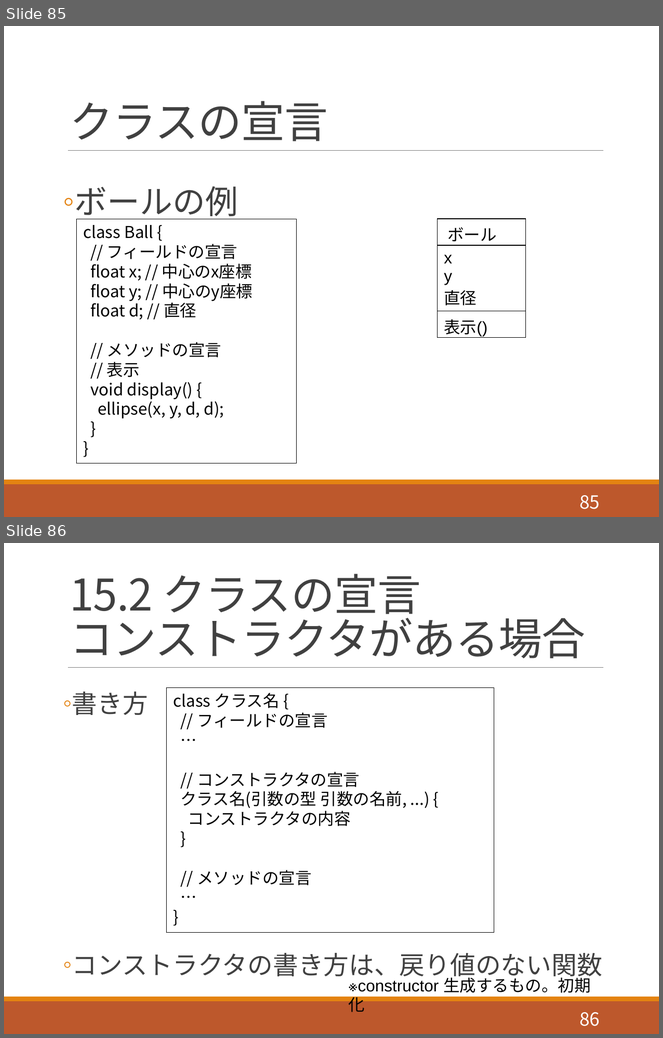
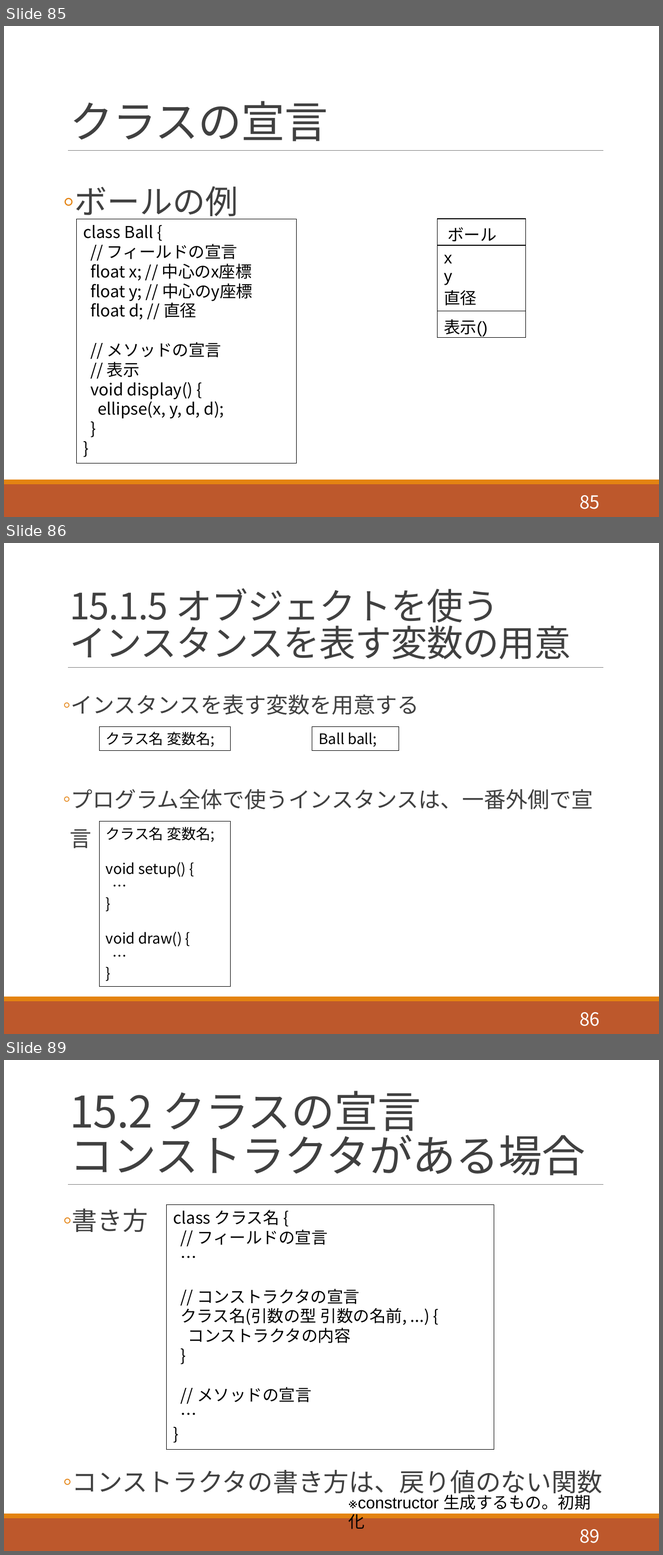
Before and after one commit to akokubo/kuroishi_ch_processing, a slide deck: slide_programming_processing.pptx. Shown one above the other, each under a label of ours: slides 85 and 86 before the commit, slides 85, 86 and 89 after it; the slides between them are not shown. The pictures are 663x1038 and 663x1555 pixels, drawn with LibreOffice and Linux fonts; fonts in the diff are those of the drawing. Boxes give left, top, right and bottom in pixels: in the first picture for what was removed or moved away, otherwise in the second. Text is boxed around its words. In the diff, an @@ line names an element or a change of style, - is before the commit and + after.

Commit message:
スライドの修正 日付の修正、オブジェクトの生成方法の追加

```diff
--- a/slide_programming_processing.pptx
+++ b/slide_programming_processing.pptx
@@ slide 86 added at (4,543,659,1034), background #FFFFFF; not listed: 3 template elements that a slide beside it also shows @@
@@ title added at (70,588,571,659), 40 pt, text #404040 @@
+15.1.5 オブジェクトを使う
+インスタンスを表す変数の用意
@@ text added at (70,694,593,849), 24 pt, text #404040 @@
+  ◦ インスタンスを表す変数を用意する
+  ◦ プログラム全体で使うインスタンスは、一番外側で宣言
@@ rectangle added at (100,727,231,750), outline #000000 0.75 pt, 16 pt, text #000000 @@
+クラス名 変数名;
@@ rectangle added at (312,727,399,750), outline #000000 0.75 pt, 16 pt, text #000000 @@
+Ball ball;
@@ rectangle added at (100,822,231,987), outline #000000 0.75 pt, 16 pt, text #000000 @@
+クラス名 変数名;
+void setup() {
+…
+}
+void draw() {
+…
+}
@@ page number added at (580,1013,600,1027), 20 pt, text #FFFFFF @@
+86
@@ what was slide 86 is now slide 89 @@
@@ page number at (580,1530,600,1544): text changed @@
-86
+89
```
Also in this commit, not shown: 3 slides changed, 3 other slides added, 1 other file.
